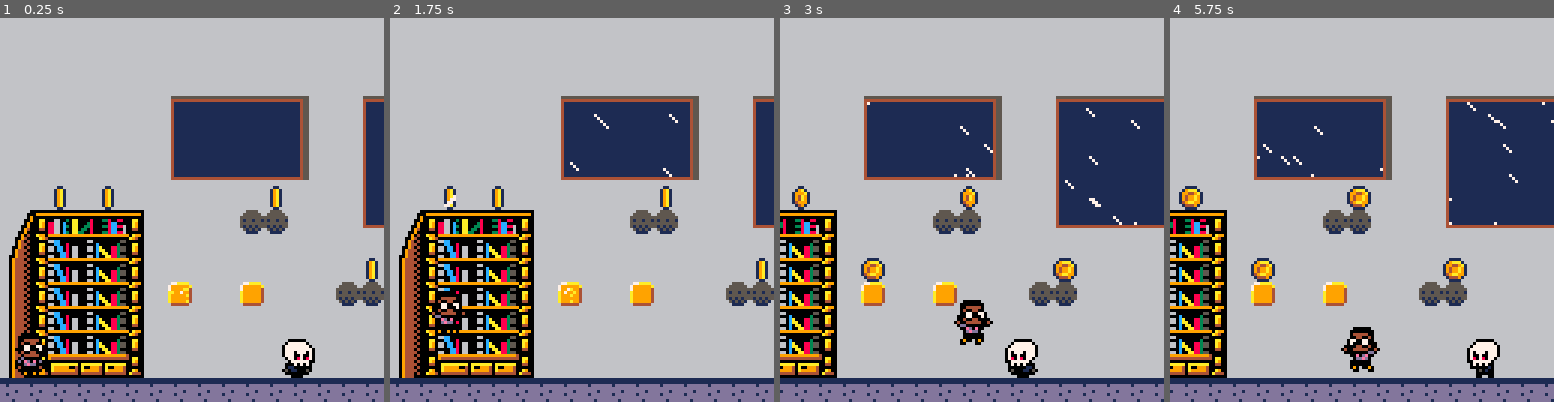
Above: before the commit, frames 1-4 (left to right).
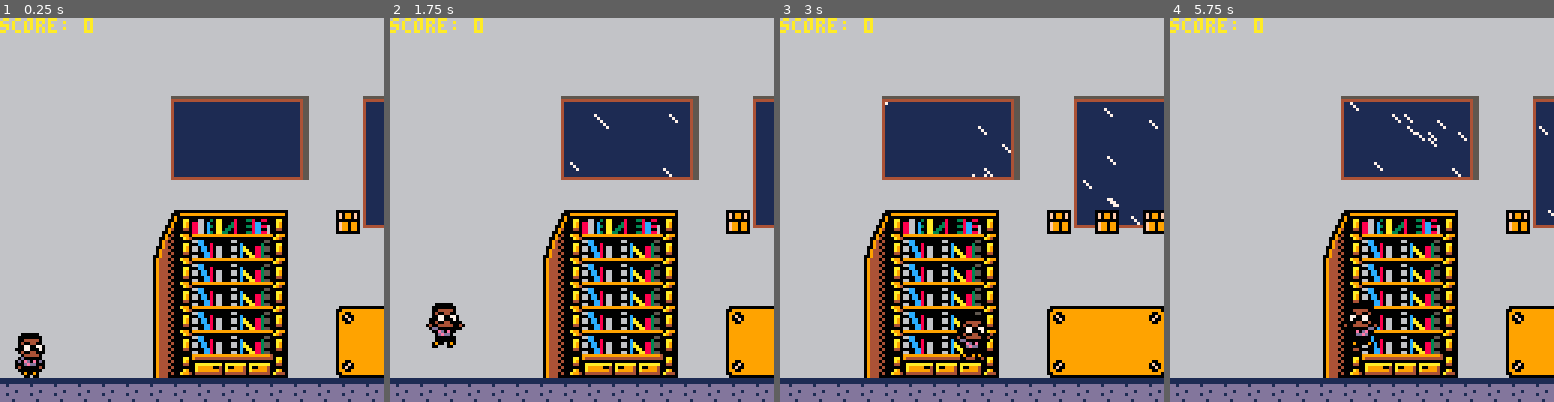
Above: after the commit, the same moments.

Repository: cwrightlibrary/pico-8
Game: PICO-8 cartridge library_game/carts/library-game.p8
The game is run twice, just before and just after one commit, with the same random seed, the same clock (stepped at 60 frames per second) and the same inputs.
Inputs:
- Up to frame 1 (0.25 s): no input
- Up to frame 2 (1.75 s): tap X (X key) at 0.33, 1.07 s; tap O (Z key) at 0.7, 1.7 s; hold Right from 1.6 s (still down)
- Up to frame 3 (3 s): tap X (X key) at 1.85, 2.97 s; release Right at 2.1 s; tap O (Z key) at 2.1, 2.5, 2.9 s; hold Right from 2.47 s (still down)
- Up to frame 4 (5.75 s): release Right at 3.03 s; hold Left 3.08-3.58 s; tap O (Z key) every 0.4 s from 3.3 to 5.7 s; hold Right 4.02-4.68 s; tap X (X key) at 4.08, 5.2 s; hold Left 5.08-5.68 s

The runs differ from the first frame. In frame 1, 33% of the frame differs, in the area x 0-100%, y 0-94%; in frame 2, 33%; in frame 3, 35%; in frame 4, 42%, in the area x 0-100%, y 0-100%.

Commit message:
Add files via upload

Diff:
--- a/library_game/carts/library-game.p8
+++ b/library_game/carts/library-game.p8
@@ -9,7 +9,7 @@
  coin_index={}
  q_brick_index={}
  p_brick_index={}
- brick_coin_draw_again=false
+ platform_searched=false
 
  sk_index={}
  sk_small_index={}
@@ -46,6 +46,7 @@
  cls(1)
  rain_draw()
  map(0,0)
+ fix_platform()
  add_coin()
  add_brick_coin()
  add_q_brick()
@@ -53,8 +54,7 @@
  add_sk()
  add_sk_small()
  p_draw()
- print('score: '..p.score,cam_x,0)
- print(coloris)
+ print('score: '..p.score,cam_x,0,10)
 end
 -->8
 --player
@@ -79,7 +79,11 @@
   looper=false,
   waiting=0,
   acc=.25,
-  boost=3.7,
+  boost=2,
+  higher_boost=.75,
+  jump_hold=0,
+  jump_hold_time=0,
+  jump_held=false,
   score=0
  }
 end
@@ -109,16 +113,38 @@
   p.sliding=true
  end
 --jump
- if btnp(4)
- and p.landed then
+ if btn(4)
+ and p.landed
+ and not p.jump_held then
+  p.jump_held=true
   sfx(0)
   p.dy-=p.boost
   p.landed=false
+ elseif btn(4)
+ and p.jumping then
+  if time()-p.jump_hold_time>.05 then
+   p.jump_hold_time=time()
+   if p.jump_hold<3 then
+    p.jump_hold+=1
+    p.dy-=p.higher_boost
+   end
+   if p.jump_hold>3 then
+    p.jumping=false
+    p.falling=true
+   end
+  end
+ end
+ if p.landed then
+  p.jump_hold=0
+  p.jump_hold_time=0
+ end
+ if not btn(4) then
+  p.jump_held=false
  end
  if btn(5) then
-  p.max_dx=2
+  p.max_dx=1.75
  elseif not btn(5) then
-  p.max_dx=1.5
+  p.max_dx=1.25
  end
 
  --collisions
@@ -256,7 +282,6 @@
    if object_collide(p.x+3,p.y+1,p.x+3+p.w-6,p.y+1+p.h-1,sk.x+3,sk.y+3,sk.x+3+sk.w-6,sk.y+3+sk.h-3) then
     if sk.hit==false then
      sk.hit=true
-     success=true
     end
    end
   end
@@ -327,7 +352,6 @@
    if object_collide(p.x+3,p.y+1,p.x+3+p.w-6,p.y+1+p.h-1,sk_small.x+3,sk_small.y+3,sk_small.x+3+sk_small.w-6,sk_small.y+3+sk_small.h-3) then
     if sk_small.hit==false then
      sk_small.hit=true
-     success=true
     end
    end
   end
@@ -363,7 +387,7 @@
  end
 end
 -->8
---coins and bricks
+--coins/bricks/platforms
 function add_coin()
  obj_search('coin',128)
  for coin in all(coin_index) do
@@ -406,7 +430,11 @@
 end
 
 function add_q_brick()
- obj_search('q_brick',177)
+ local searched=false
+ if not searched then
+  obj_search('q_brick',177)
+  searched=true
+ end
  for q_brick in all(q_brick_index) do
   if not q_brick.fin then
    spr(q_brick.sp,q_brick.x*8,q_brick.y*8,q_brick.w/8,q_brick.h/8)
@@ -423,13 +451,15 @@
 function add_p_brick()
  obj_search('p_brick',155)
  for p_brick in all(p_brick_index) do
-  mset(p_brick.x,p_brick.y,155)
+  mset(p_brick.x*8,p_brick.y*8,155)
+  testx=p_brick.x
+  texty=p_brick.y
   coloris=pget(p_brick.x*8,p_brick.y*8-1)
   if pget(p_brick.x*8,p_brick.y*8-1)==6 then
    pset(p_brick.x*8,p_brick.y*8,6)
    pset(p_brick.x*8+7,p_brick.y*8,6)
-   pset(p_brick.x*8,p_brick.y*8+7)
-   pset(p_brick.x*8+7,p_brick.y*8+7)
+   pset(p_brick.x*8,p_brick.y*8+7,6)
+   pset(p_brick.x*8+7,p_brick.y*8+7,6)
   end
  end
 end
@@ -480,11 +510,43 @@
      else
       q_brick.fin=true
       q_brick.y=q_brick.return_height
-      add_object('coin',q_brick.x,q_brick.y-1,8,8)
+      if not q_brick.added_coin then
+       add_object('coin',q_brick.x,q_brick.y-1,8,8)
+       q_brick.added_coin=true
+      end
      end
     end
    end
   end
+ end
+end
+
+function fix_platform()
+ if not platform_searched then
+  for x=0,127 do
+   for y=0,15 do
+    if mget(x,y)==159 then
+     if mget(x+1,y)==128 then
+      for sx=x*8,x*8+7 do
+       for sy=y*8,y*8+7 do
+        if (y<4) then
+         pset(sx,sy,6)
+        end
+       end
+      end
+     end
+    elseif mget(x,y)==175 then
+     if mget(x+1,y)==128 then
+      for sx=x*8+3,x*8+7 do
+       for sy=y*8,y*8+7 do
+        pset(sx,sy,6)
+       end
+      end
+     end
+    end
+   end
+  end
+  platform_searched=true
  end
 end
 -->8
@@ -653,7 +715,8 @@
    return_height=objy,
    start_height=0,
    max_height=4/8,
-   hit=false
+   hit=false,
+   added_coin=false
   }
   add(q_brick_index,q_brick)
  elseif obj_name=='p_brick' then
@@ -688,11 +751,11 @@
 
  elseif aim=='up'
  and not obj.flp then
-  x1=x+5   x2=x+w-5
+  x1=x+6   x2=x+w-6
   y1=y-1   y2=y
  elseif aim=='up'
  and obj.flp then
-  x1=x+5   x2=x+w-5
+  x1=x+6   x2=x+w-6
   y1=y-1   y2=y
 
  elseif aim=='down'
@@ -843,24 +906,24 @@
 
 
 __gff__
-0000000000000000000000000000000000000000000000000000000000000000000000000000000000000000000000000000000000000000000000000000000004040404040404040404000000000000000000000000000000000000000000000000000000000000000000000000000000000000000000000000000000000000
-0000000000020202020203030303030302000000000000000000030300000300030000000000000000000000000000000303000000040404040404040400000000000000000000000000000000000000000000000000000000000000000000000000000000000000000000000000000000000000000000000000000000000000
+0000000000000000000000000000000000000000000000000000000000000000000000000000000000000000000000000000000000000000000000000000000004040404040404040404000202020000000000000000000000000000000000000000000000000000000000020202000000000000000000000000000000000000
+0000000000020202020203030303030303000000000000000000030300000000030000000000000000000000000000000303000000040404040404040400000000000000000000000000000000000000000000000000000000000000000000000000000000000000000000000000000000000000000000000000000000000000
 __map__
 8080808080808080808080808080808080808080808080808080808080808080808080808080808080808080808080808080808080808080808080808080808080808080808080808080808080808080808080808080808080808080808080808080808080808080808080808080808080808080808080808080808080808080
 8080808080808080808080808080808080808080808080808080808080808080808080808080808080808080808080808080808080808080808080808080808080808080808080808080808080808080808080808080808080808080808080808080808080808080808080808080808080808080808080808080808080808080
 8080808080808080808080808080808080808080808080808080808080808080808080808080808080808080808080808080808080808080808080808080808080808080808080808080808080808080808080808080808080808080808080808080808080808080808080808080808080808080808080808080808080808080
 8080808080808081828282828380808182828282828282828282838080808182828282828282828282828282828282828282838080808080808080808080808080808080808080808080808080808080808080808080808080808080808080808080808080808080808080808080808080808080808080808080808080808080
-80808080808080919292929293808091929292929292929292929380808091929292929292b0b0b0b0b0b092929292929292938080808080808080808080808080808080808080808080808080808080808080808080808080808080808080808080808080808080808080808080808080808080808080808080808080808080
+8080808080808091929292929380809192929292929292929292938080809192929292929292929292929292929292929292938080808080808080808080808080808080808080808080808080808080808080808080808080808080808080808080808080808080808080808080808080808080808080808080808080808080
 8080808080808091929292929380809192929292929292929292938080809192929292929292929292929292929292929292938080808080808080808080808080808080808080808080808080808080808080808080808080808080808080808080808080808080808080808080808080808080808080808080808080808080
 80808080808080a1a2a2a2a2a380809192929292929292929292938080809192929292929292929292929292929292929292938080808080808080808080808080808080808080808080808080808080808080808080808080808080808080808080808080808080808080808080808080808080808080808080808080808080
-8080b580b5808080808080b58080809192929292929292929292938080809192929292929292929292929292929292929292938080808080808080808080808080808080808080808080808080808080808080808080808080808080808080808080808080808080808080808080808080808080808080808080808080808080
-848586878889808080809090808080a1a2a2a2a2a2a2a2a2a2a2a380808091929292929292b0b0b09292929292b092b09292938080808080808080808080808080808080808080808080808080808080808080808080808080808080808080808080808080808080808080808080808080808080808080808080808080808080
-9495969798998080808080808080808080808080808080808080808080809192929292929292929292929292929292929292938080808080808080808080808080808080808080808080808080808080808080808080808080808080808080808080808080808080808080808080808080808080808080808080808080808080
-a49596979899808080808080808080b580808080808080808080808080809192929292929292929292929292929292929292938080808080808080808080808080808080808080808080808080808080808080808080808080808080808080808080808080808080808080808080808080808080808080808080808080808080
-a49596979899808a8080b080808090908080808080808ab08ab08a8080809192b0b0b0929292929292929292b0b0b0b0b092938080808080808080808080808080808080808080808080808080808080808080808080808080808080808080808080808080808080808080808080808080808080808080808080808080808080
-a495969798998080808080808080808080808080808080808080808080809192929292929292929292929292929292929292938080808080808080808080808080808080808080808080808080808080808080808080808080808080808080808080808080808080808080808080808080808080808080808080808080808080
-a49596979899808080808040808080808080804080808080808080808080a1a2a2a2a2a2a2a2a2a2a2a2a2a2a2a2a2a2a2a2a38080808080808080808080808080808080808080808080808080808080808080808080808080808080808080808080808080808080808080808080808080808080808080808080808080808080
-a4a5a6a7a8a98080808080808080808080808080808080808060808080808080808080808080808080808080808080808080808080808080808080808080808080808080808080808080808080808080808080808080808080808080808080808080808080808080808080808080808080808080808080808080808080808080
+8080808080808080808080808080809192929292929292929292938080809192929292929292929292929292929292929292938080808080808080808080808080808080808080808080808080808080808080808080808080808080808080808080808080808080808080808080808080808080808080808080808080808080
+808080808080848586878889808090a190a290a2a26b6c6c6c6da38080809192929292929292929292929292929292929292938080808080808080808080808080808080808080808080808080808080808080808080808080808080808080808080808080808080808080808080808080808080808080808080808080808080
+8080808080809495969798998080808080808080804f7f7f7f5f808080809192929292929292929292929292929292929292938080808080808080808080808080808080808080808080808080808080808080808080808080808080808080808080808080808080808080808080808080808080808080808080808080808080
+808080808080a495969798998080808080808080804f7f7f7f5f808080809192929292929292929292929292929292929292938080808080808080808080808080808080808080808080808080808080808080808080808080808080808080808080808080808080808080808080808080808080808080808080808080808080
+808080808080a495969798998080808080808080804f7f7f7f5f808080809192929292929292929292929292929292929292938080808080808080808080808080808080808080808080808080808080808080808080808080808080808080808080808080808080808080808080808080808080808080808080808080808080
+808080808080a4959697989980804b4c4c4c4d80804f7f7f7f5f808080809192929292929292929292929292929292929292938080808080808080808080808080808080808080808080808080808080808080808080808080808080808080808080808080808080808080808080808080808080808080808080808080808080
+808080808080a4959697989980804f7f7f7f5f80804f7f7f7f5f80808080a1a2a2a2a2a2a2a2a2a2a2a2a2a2a2a2a2a2a2a2a38080808080808080808080808080808080808080808080808080808080808080808080808080808080808080808080808080808080808080808080808080808080808080808080808080808080
+808080808080a4a5a6a7a8a980805b5c6f6f5d80805b6f6f6f5d808080808080808080808080808080808080808080808080808080808080808080808080808080808080808080808080808080808080808080808080808080808080808080808080808080808080808080808080808080808080808080808080808080808080
 a0a0a0a0a0a0a0a0a0a0a0a0a0a0a0a0a0a0a0a0a0a0a0a0a0a0a0a0a0a0a0a0a0a0a0a0a0a0a0a0a0a0a0a0a0a0a0a0a0a0a0a0a0a0a0a0a0a0a0a0a0a0a0a0a0a0a0a0a0a0a0a0a0a0a0a0a0a0a0a0a0a0a0a0a0a0a0a0a0a0a0a0a0a0a0a0a0a0a0a0a0a0a0a0a0a0a0a0a0a0a0a0a0a0a0a0a0a0a0a0a0a0a0a0a0a0a0a0
 
 
Not shown, changed: 40 lines of the sprite sheet (__gfx__) section of library_game/carts/library-game.p8
Not shown, added: library_game/library-game-info.md
